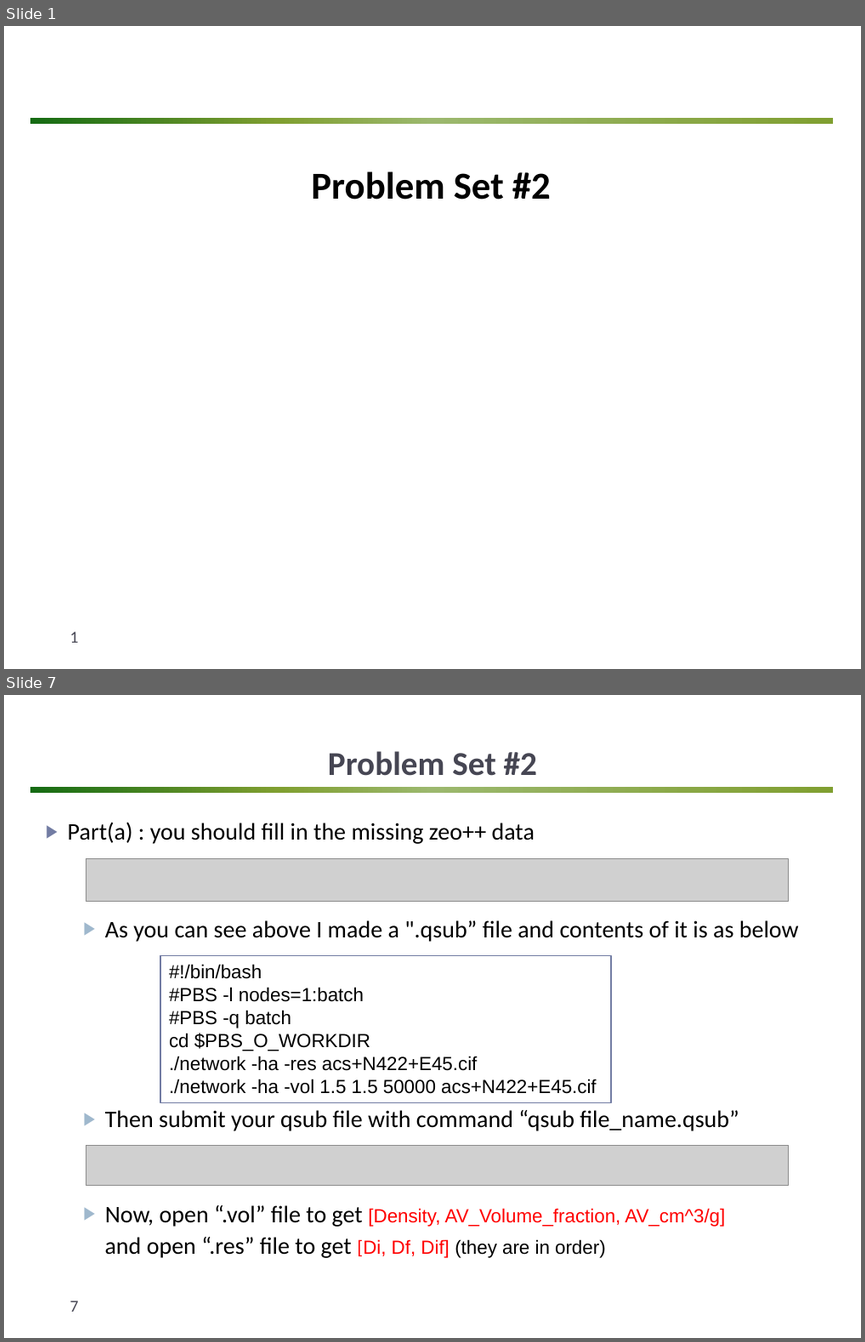
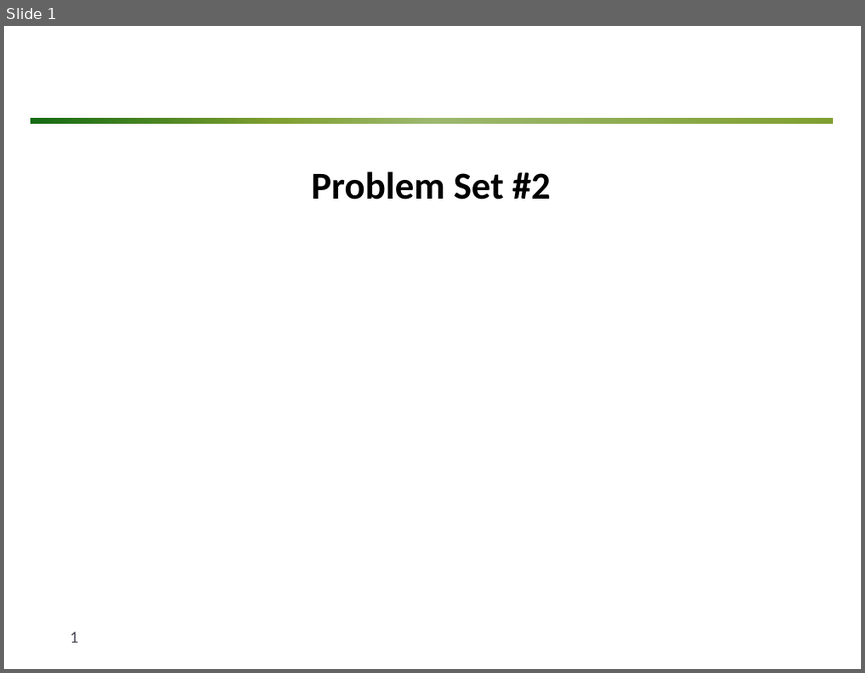
Before and after one commit to matphyscope/20220808_Lecture, a slide deck: lecture_ppts/Problem Set #2.pptx. Shown one above the other, each under a label of ours: slides 1 and 7 before the commit, slide 1 after it; the slides between them are not shown. The pictures are 865x1342 and 865x673 pixels, drawn with LibreOffice and Linux fonts; fonts in the diff are those of the drawing; grey boxes stand for pictures; background and template pictures are left out. Boxes give left, top, right and bottom in pixels: in the first picture for what was removed or moved away, otherwise in the second. Text is boxed around its words. In the diff, an @@ line names an element or a change of style, - is before the commit and + after.

Commit message:
added Problem set2

```diff
--- a/lecture_ppts/Problem Set #2.pptx
+++ b/lecture_ppts/Problem Set #2.pptx
@@ slide 7 removed at (4, 695, 861, 1338), background #FFFFFF; not listed: 1 template element that a slide beside it also shows @@
@@ title removed at (328, 751, 537, 776) @@
-Problem Set #2
@@ text removed at (68, 822, 799, 1258) @@
-▶ Part(a) : you should fill in the missing zeo++ data
-  ▶ As you can see above I made a ".qsub” file and contents of it is as below
-  ▶ Then submit your qsub file with command “qsub file_name.qsub”
-  ▶ Now, open “.vol” file to get [Density, AV_Volume_fraction, AV_cm^3/g]
-  and open “.res” file to get [Di, Df, Dif] (they are in order)
@@ picture removed at (86, 859, 789, 901) @@
@@ rectangle removed at (160, 955, 612, 1103) @@
-#!/bin/bash
-#PBS -l nodes=1:batch
-#PBS -q batch
-cd $PBS_O_WORKDIR
-./network -ha -res acs+N422+E45.cif
-./network -ha -vol 1.5 1.5 50000 acs+N422+E45.cif
@@ picture removed at (86, 1145, 789, 1185) @@
@@ page number removed at (70, 1300, 79, 1311) @@
-7
```
Also in this commit, not shown: 7 slides changed, 4 other slides removed, 10 other files.
